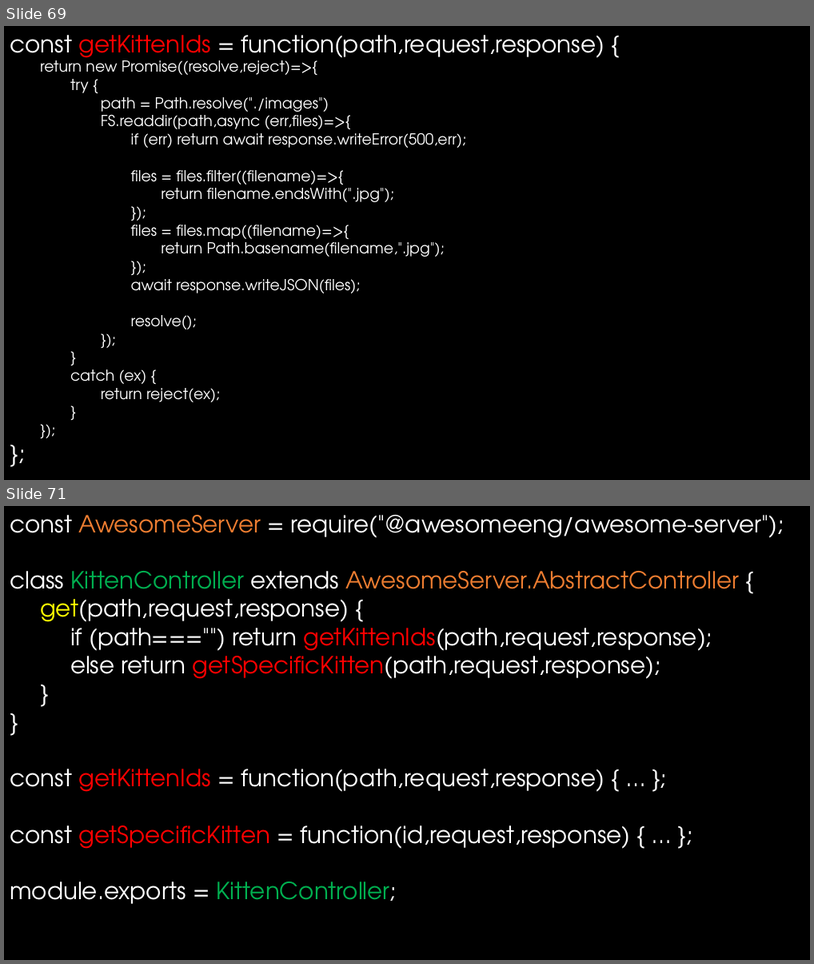
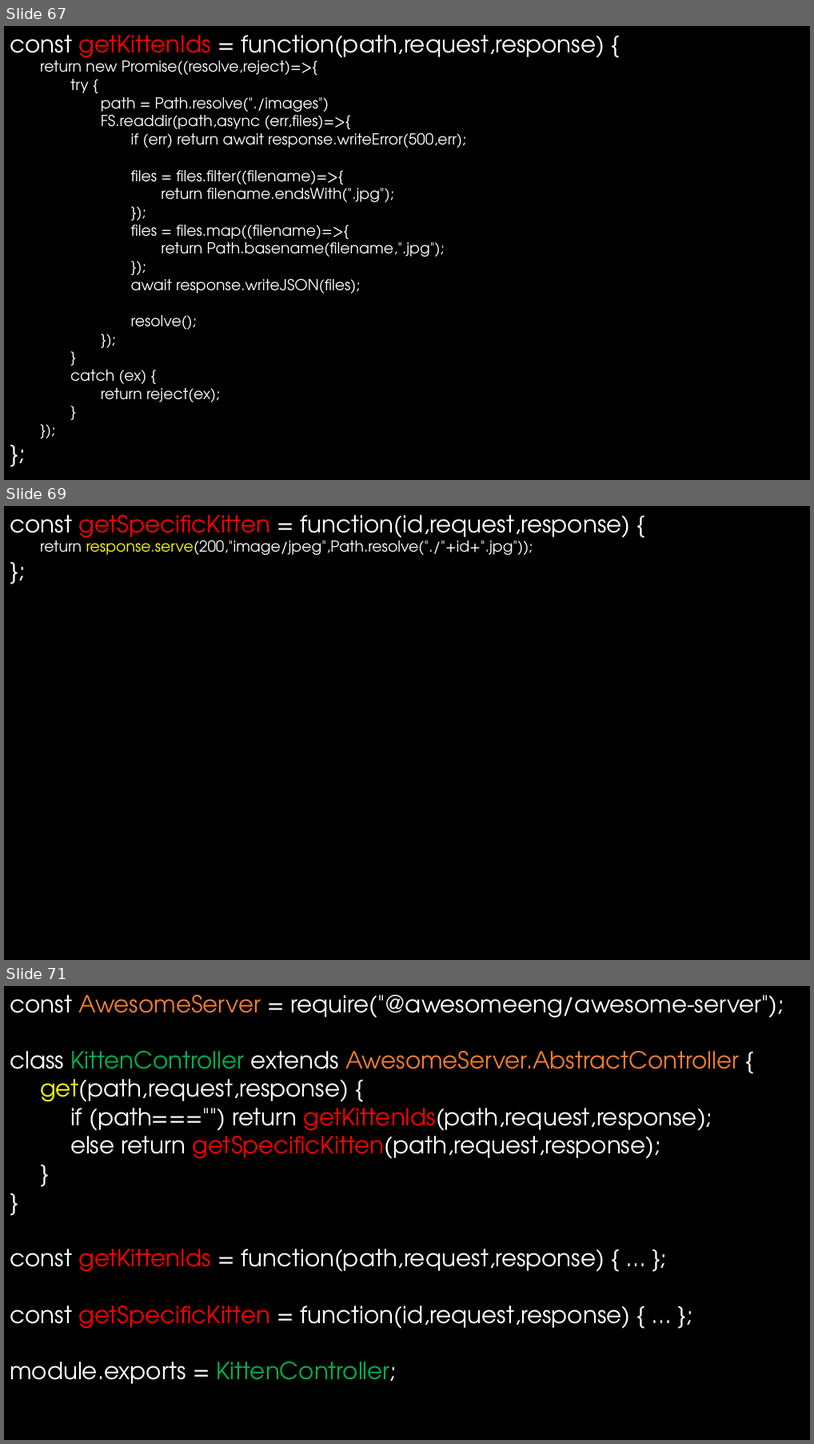
Before and after one commit to arei/talks, a slide deck: BuildingAwesome/BuildingAwesome.pptx. Shown one above the other, each under a label of ours: slides 69 and 71 before the commit, slides 67, 69 and 71 after it; the slides between them are not shown. The pictures are 814x964 and 814x1444 pixels, drawn with LibreOffice and Linux fonts; fonts in the diff are those of the drawing. Boxes give left, top, right and bottom in pixels: in the first picture for what was removed or moved away, otherwise in the second. Text is boxed around its words. In the diff, an @@ line names an element or a change of style, - is before the commit and + after.

```diff
--- a/BuildingAwesome/BuildingAwesome.pptx
+++ b/BuildingAwesome/BuildingAwesome.pptx
@@ slide 69 added at bbox=[4, 506, 810, 960], background #000000 @@
@@ text added at bbox=[10, 515, 630, 555], 18 pt, text #FFFFFF @@
+const getSpecificKitten = function(id,request,response) {
+return response.serve(200,"image/jpeg",Path.resolve("./"+id+".jpg"));
+};
@@ what was slide 69 is now slide 67 @@
```
Also in this commit, not shown: 4 slides changed, 3 other slides added, 2 slides removed, 2 other files.
